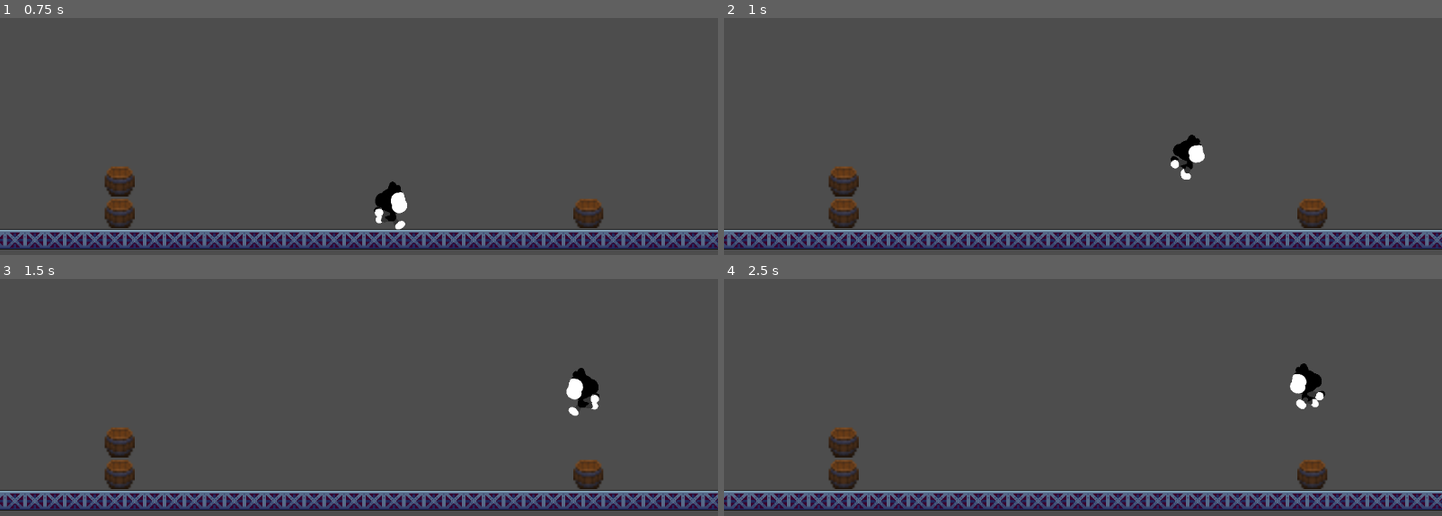
Above: before the commit, frames 1-4 (two rows, left to right).
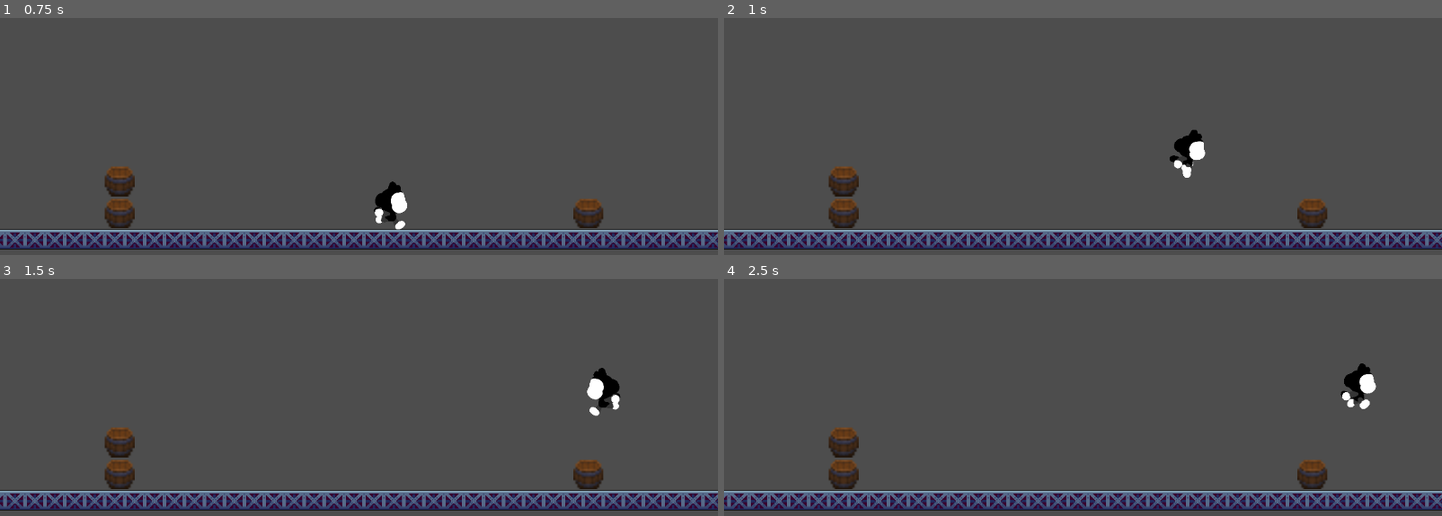
Above: after the commit, the same moments.

Repository: Seb-deru/godot_fighter
Game: Godot game, scene res://scenes/world.tscn
The game is run twice, just before and just after one commit, with the same random seed, the same clock (stepped at 60 frames per second) and the same inputs.
Inputs:
- Up to frame 1 (0.75 s): hold Right (right) from 0.53 s (still down); tap Space (jump) at 0.6 s
- Up to frame 2 (1 s): keep holding Right (right); tap Space (jump) at 0.77 s
- Up to frame 3 (1.5 s): keep holding Right (right); tap Space (jump) at 1.07 s; tap C (hit) at 1.35 s
- Up to frame 4 (2.5 s): tap Space (jump) at 1.52, 1.55, 1.82, 2.1 s; release Right (right) at 2.03 s; hold Left (left) from 2.03 s (still down)

Frame 1 is identical in both runs. In frame 2, 0.3% of the frame differs, in the area x 62-68%, y 46-69%; in frame 3, 1.0%; in frame 4, 1.1%, in the area x 78-91%, y 35-55%.

Commit message:
reset jump animation

Diff:
--- a/scenes/player.tscn
+++ b/scenes/player.tscn
@@ -18,6 +18,9 @@
 [ext_resource type="Texture2D" uid="uid://cn11wj3n41mjp" path="res://assets/sprites/run/fill/0010.png" id="17_dt7fs"]
 [ext_resource type="Texture2D" uid="uid://c5oqjtj4o6rio" path="res://assets/sprites/run/fill/0012.png" id="18_wqfne"]
 [ext_resource type="Texture2D" uid="uid://c31ee2tl86hr3" path="res://assets/sprites/run/fill/0014.png" id="19_wnwbv"]
+[ext_resource type="Texture2D" uid="uid://cb8lsl5r8f6kw" path="res://assets/sprites/air/fill/air-fill-0000.png" id="20_pf23h"]
+[ext_resource type="Texture2D" uid="uid://bbitfrrl3djkr" path="res://assets/sprites/air/fill/air-fill-0001.png" id="21_dt7fs"]
+[ext_resource type="Texture2D" uid="uid://dul0iotr0mptp" path="res://assets/sprites/air/fill/air-fill-0002.png" id="22_wqfne"]
 [ext_resource type="Script" uid="uid://5iuuww3otw3o" path="res://scripts/states/state_machine.gd" id="29_dt7fs"]
 [ext_resource type="Script" uid="uid://dw0oxc3gfk8f0" path="res://scripts/states/idle_state.gd" id="30_wqfne"]
 [ext_resource type="Script" uid="uid://cyeeov8iqwx4r" path="res://scripts/states/runnig_state.gd" id="31_wnwbv"]
@@ -77,10 +80,27 @@
 "values": [ExtResource("13_ke2ow"), ExtResource("14_ujl30"), ExtResource("15_31cv2"), ExtResource("16_pf23h"), ExtResource("17_dt7fs"), ExtResource("18_wqfne"), ExtResource("19_wnwbv")]
 }
 
+[sub_resource type="Animation" id="Animation_wnwbv"]
+resource_name = "jump"
+length = 0.6
+tracks/0/type = "value"
+tracks/0/imported = false
+tracks/0/enabled = true
+tracks/0/path = NodePath("Sprite2D:texture")
+tracks/0/interp = 1
+tracks/0/loop_wrap = true
+tracks/0/keys = {
+"times": PackedFloat32Array(0, 0.2, 0.4),
+"transitions": PackedFloat32Array(1, 1, 1),
+"update": 1,
+"values": [ExtResource("20_pf23h"), ExtResource("21_dt7fs"), ExtResource("22_wqfne")]
+}
+
 [sub_resource type="AnimationLibrary" id="AnimationLibrary_y4r1p"]
 _data = {
 &"RESET": SubResource("Animation_31cv2"),
 &"idle": SubResource("Animation_ur7pv"),
+&"jump": SubResource("Animation_wnwbv"),
 &"run": SubResource("Animation_gl8cc")
 }
 
Not shown: 1 places in scenes/player.tscn that only renumber resources
